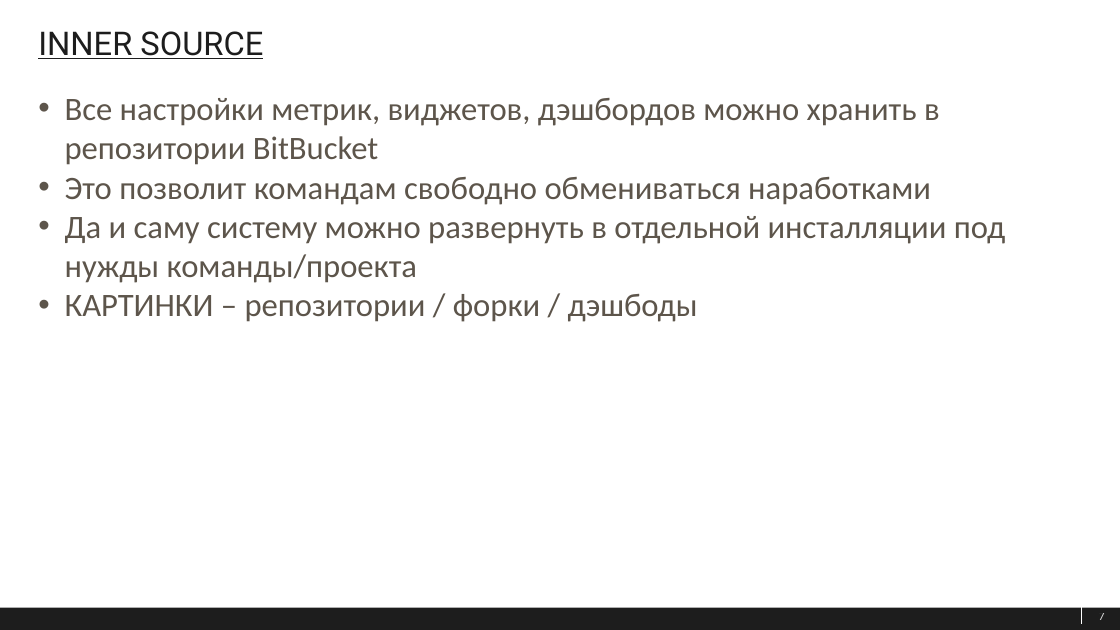
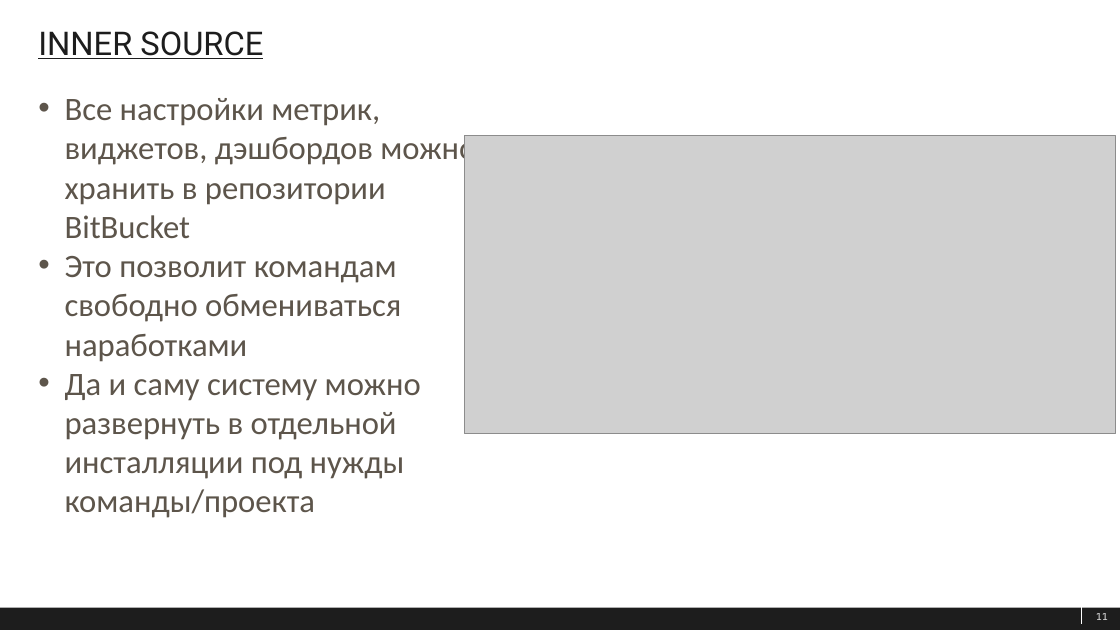
Before and after one commit to Gallardo13/SBH2019, a slide deck: slide 11 of Хакатон_2019_ФСО.1.pptx (slide 7 before the commit). Drawn at 1120x630 pixels with LibreOffice and Linux fonts; fonts in the diff are those of the drawing; grey boxes stand for pictures. Boxes give left, top, right and bottom in pixels: in the first picture for what was removed or moved away, otherwise in the second. Text is boxed around its words. In the diff, an @@ line names an element or a change of style, - is before the commit and + after.

```diff
--- a/Хакатон_2019_ФСО.1.pptx
+++ b/Хакатон_2019_ФСО.1.pptx
@@ picture added at (465, 135, 1116, 434) @@
@@ text at (65, 294, 698, 322): paragraph removed @@
-• КАРТИНКИ – репозитории / форки / дэшбоды
@@ page number at (1096, 613, 1108, 620): text changed @@
-7
+11
```
Also in this commit, not shown: 9 other slides changed, 4 slides added, 1 other file.
